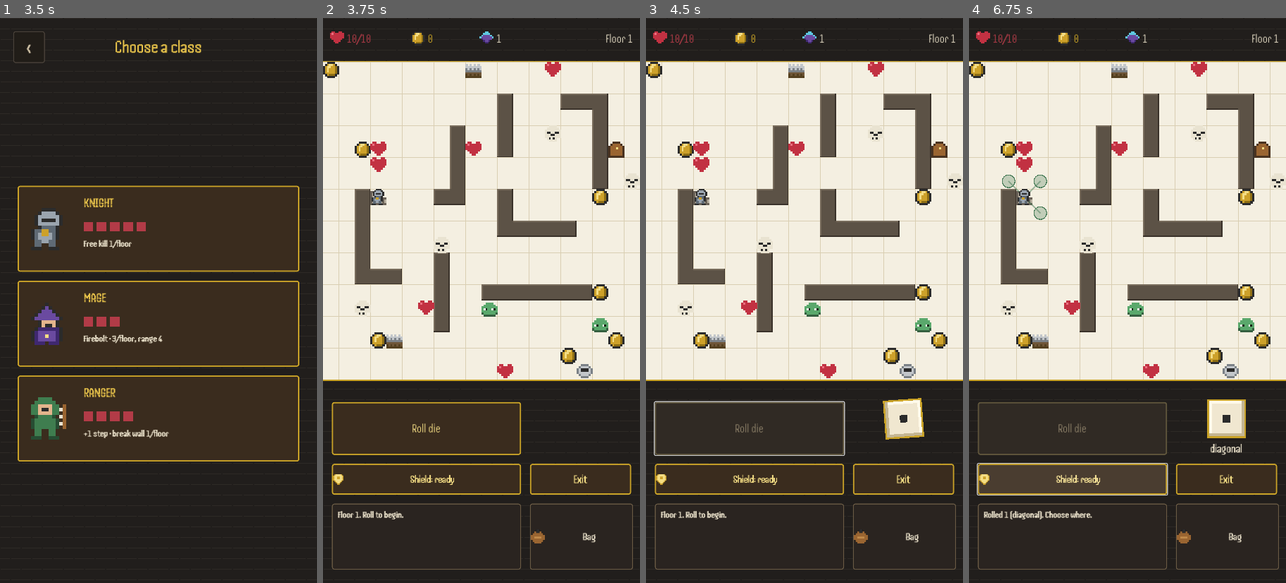
Above: before the commit, frames 1-4 (left to right).
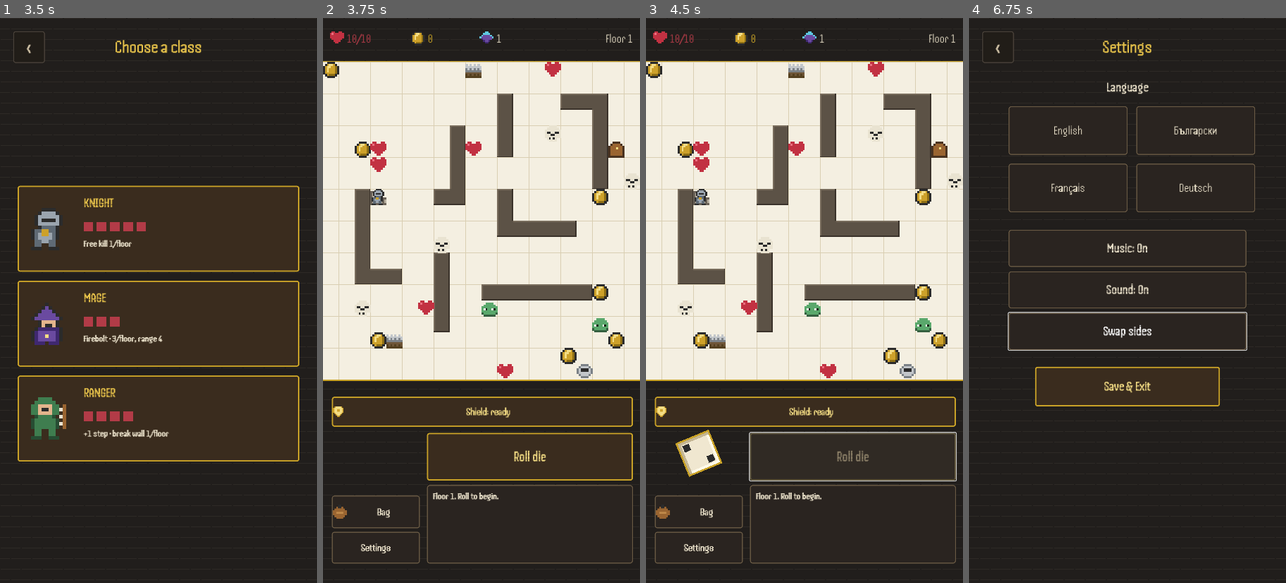
Above: after the commit, the same moments.

Repository: ViliyanSG/paper-dungeon
Game: Godot game, scene res://Main.tscn
Same seed, same stepped clock (60 frames per second), same inputs: the game is played once before the commit and once after it.
Inputs (mouse positions are in pixels of both pictures, inside the frame that each line leads up to):
- Up to frame 1 (3.5 s): click "Play" at 0.5 s; click "+ New game" at 1.25 s; click "‹" at 2 s; click "+ New game" at 2.75 s
- Up to frame 2 (3.75 s): click "KNIGHT" at 3.5 s
- Up to frame 3 (4.5 s): click "Roll die" at 4.25 s
- Up to frame 4 (6.75 s): click (1022, 549) at 5 s, where only the run after the commit has a clickable "Settings"; click (1127, 328) at 5.75 s, where only the run after the commit has a clickable "Swap sides"; click (1073, 481) at 6.5 s, where only the run before the commit has a clickable "Shield: ready"

Frame 1 is identical in both runs. In frame 2, 11% of the frame differs, in the area x 2-98%, y 67-98%; in frame 3, 8.5%; in frame 4, 66%, in the area x 0-100%, y 2-98%.

Commit message:
New bottom layout (ability bar + die/mode/Bag/Settings left, Roll/log right); Exit becomes in-game Settings with Save & Exit; Swap-sides toggle; faster die roll
Co-Authored-By: Claude Opus 4.8 <noreply@anthropic.com>

Diff:
--- a/main.gd
+++ b/main.gd
@@ -106,6 +106,8 @@
 	"death_hint": ["back to Floor 1 · 0 GP · base HP", "обратно на Етаж 1 · 0 GP · базово HP", "retour Étage 1 · 0 GP · PV de base", "zurück zu Ebene 1 · 0 GP · Basis-HP"],
 	"ui_exit": ["Exit", "Излез", "Quitter", "Verlassen"],
 	"ui_language": ["Language", "Език", "Langue", "Sprache"],
+	"ui_swap": ["Swap sides", "Размени страните", "Inverser les côtés", "Seiten tauschen"],
+	"ui_save_exit": ["Save & Exit", "Запази и излез", "Sauver & Quitter", "Speichern & Raus"],
 	"ui_music": ["Music", "Музика", "Musique", "Musik"],
 	"ui_sound": ["Sound", "Звук", "Son", "Ton"],
 	"hud_level": ["Floor %d", "Етаж %d", "Étage %d", "Ebene %d"],
@@ -191,9 +193,12 @@
 var ability_icon_tex: Dictionary = {}
 var roll_button: Button
 var roll_result_label: Label
-var reset_button: Button
+var settings_ingame_btn: Button
 var ability_button: Button
 var log_label: Label
+var log_panel: Panel
+var die_pos := Vector2(585, 908)
+var layout_swapped := false
 var slot_buttons: Array = []
 var del_buttons: Array = []
 # audio
@@ -215,6 +220,9 @@
 var settings_title: Label
 var lang_title: Label
 var settings_back: Button
+var swap_btn: Button
+var save_exit_btn: Button
+var settings_return := S.MENU
 # death overlay
 var death_ui: Control
 var death_title: Label
@@ -320,40 +328,40 @@
 		"ranger": _sprite_texture("pick", 3),
 	}
 
-	roll_button = _make_button(game_ui, "Хвърли зар", Vector2(20, 870), Vector2(430, 120))
+	ability_button = _make_button(game_ui, "", Vector2.ZERO, Vector2(10, 10))
+	ability_button.add_theme_font_size_override("font_size", 24)
+	ability_button.pressed.connect(_on_ability)
+
+	roll_button = _make_button(game_ui, "", Vector2.ZERO, Vector2(10, 10))
+	roll_button.add_theme_font_size_override("font_size", 32)
 	roll_button.pressed.connect(_on_roll)
 
-	roll_result_label = _make_label(game_ui, Vector2(470, 958), Vector2(230, 36), 26, C_CREAM)
+	roll_result_label = _make_label(game_ui, Vector2.ZERO, Vector2(10, 10), 24, C_CREAM)
 	roll_result_label.horizontal_alignment = HORIZONTAL_ALIGNMENT_CENTER
 	roll_result_label.vertical_alignment = VERTICAL_ALIGNMENT_CENTER
 
-	reset_button = _make_button(game_ui, "Излез", Vector2(470, 1010), Vector2(230, 70))
-	reset_button.add_theme_font_size_override("font_size", 26)
-	reset_button.pressed.connect(_exit_to_menu)
-
-	ability_button = _make_button(game_ui, "", Vector2(20, 1010), Vector2(430, 70))
-	ability_button.add_theme_font_size_override("font_size", 24)
-	ability_button.pressed.connect(_on_ability)
-	ability_button.visible = false
-
-	var lpanel := Panel.new()
-	lpanel.position = Vector2(20, 1100)
-	lpanel.size = Vector2(430, 150)
+	inv_btn = _make_button(game_ui, "", Vector2.ZERO, Vector2(10, 10), "secondary")
+	inv_btn.icon = _sprite_texture("bag", 4)
+	inv_btn.add_theme_font_size_override("font_size", 24)
+	inv_btn.pressed.connect(_show_inventory)
+
+	settings_ingame_btn = _make_button(game_ui, "", Vector2.ZERO, Vector2(10, 10), "secondary")
+	settings_ingame_btn.add_theme_font_size_override("font_size", 24)
+	settings_ingame_btn.pressed.connect(_open_ingame_settings)
+
+	log_panel = Panel.new()
 	var lsb := StyleBoxFlat.new()
 	lsb.bg_color = Color8(42, 36, 32)
 	lsb.set_border_width_all(2)
 	lsb.border_color = Color8(106, 90, 68)
 	lsb.set_corner_radius_all(6)
-	lpanel.add_theme_stylebox_override("panel", lsb)
-	game_ui.add_child(lpanel)
-	log_label = _make_label(lpanel, Vector2(14, 12), Vector2(402, 126), 22, C_CREAM)
+	log_panel.add_theme_stylebox_override("panel", lsb)
+	game_ui.add_child(log_panel)
+	log_label = _make_label(log_panel, Vector2(14, 12), Vector2(440, 150), 22, C_CREAM)
 	log_label.vertical_alignment = VERTICAL_ALIGNMENT_TOP
 	log_label.autowrap_mode = TextServer.AUTOWRAP_WORD_SMART
 
-	inv_btn = _make_button(game_ui, "", Vector2(470, 1100), Vector2(234, 150), "secondary")
-	inv_btn.icon = _sprite_texture("bag", 4)
-	inv_btn.add_theme_font_size_override("font_size", 24)
-	inv_btn.pressed.connect(_show_inventory)
+	_layout_bottom()
 
 	# ---- Main menu screen ----
 	menu_ui = Control.new()
@@ -464,24 +472,31 @@
 	layer.add_child(settings_ui)
 	settings_back = _make_button(settings_ui, "‹", Vector2(30, 30), Vector2(72, 72), "tertiary")
 	settings_back.add_theme_font_size_override("font_size", 48)
-	settings_back.pressed.connect(func(): _sfx("button"); _show_menu())
+	settings_back.pressed.connect(_settings_back)
 	settings_title = _make_label(settings_ui, Vector2(60, 42), Vector2(600, 70), 40, C_ACCENT)
 	settings_title.horizontal_alignment = HORIZONTAL_ALIGNMENT_CENTER
-	lang_title = _make_label(settings_ui, Vector2(40, 190), Vector2(640, 50), 30, C_CREAM)
+	lang_title = _make_label(settings_ui, Vector2(40, 140), Vector2(640, 50), 30, C_CREAM)
 	lang_title.horizontal_alignment = HORIZONTAL_ALIGNMENT_CENTER
 	var lang_names := ["English", "Български", "Français", "Deutsch"]
 	for i in 4:
 		var col := i % 2
 		var row := i / 2
-		var lb := _make_button(settings_ui, lang_names[i], Vector2(90 + col * 290, 430 + row * 130), Vector2(270, 110), "secondary")
+		var lb := _make_button(settings_ui, lang_names[i], Vector2(90 + col * 290, 200 + row * 130), Vector2(270, 110), "secondary")
 		lb.add_theme_font_size_override("font_size", 28)
 		lb.pressed.connect(_set_language.bind(LANGS[i]))
-	music_btn = _make_button(settings_ui, "", Vector2(90, 710), Vector2(540, 90), "secondary")
+	music_btn = _make_button(settings_ui, "", Vector2(90, 480), Vector2(540, 84), "secondary")
 	music_btn.add_theme_font_size_override("font_size", 30)
 	music_btn.pressed.connect(_toggle_music)
-	sfx_btn = _make_button(settings_ui, "", Vector2(90, 820), Vector2(540, 90), "secondary")
+	sfx_btn = _make_button(settings_ui, "", Vector2(90, 574), Vector2(540, 84), "secondary")
 	sfx_btn.add_theme_font_size_override("font_size", 30)
 	sfx_btn.pressed.connect(_toggle_sfx)
+	swap_btn = _make_button(settings_ui, "", Vector2(90, 668), Vector2(540, 84), "secondary")
+	swap_btn.add_theme_font_size_override("font_size", 30)
+	swap_btn.pressed.connect(_toggle_swap)
+	save_exit_btn = _make_button(settings_ui, "", Vector2(150, 790), Vector2(420, 90), "primary")
+	save_exit_btn.add_theme_font_size_override("font_size", 30)
+	save_exit_btn.pressed.connect(_exit_to_menu)
+	save_exit_btn.visible = false
 
 	# ---- Death overlay ----
 	death_ui = Control.new()
@@ -678,7 +693,50 @@
 
 
 func _show_settings() -> void:
+	settings_return = S.MENU
+	save_exit_btn.visible = false
 	_set_screen(S.SETTINGS)
+
+
+func _open_ingame_settings() -> void:
+	_sfx("button")
+	settings_return = S.PLAYING
+	save_exit_btn.visible = true
+	_set_screen(S.SETTINGS)
+
+
+func _settings_back() -> void:
+	_sfx("button")
+	if settings_return == S.PLAYING:
+		_show_game()
+	else:
+		_show_menu()
+
+
+func _toggle_swap() -> void:
+	_sfx("button")
+	layout_swapped = not layout_swapped
+	_save_settings()
+	_layout_bottom()
+	queue_redraw()
+
+
+func _layout_bottom() -> void:
+	var narrow_x := 504.0 if layout_swapped else 20.0
+	var wide_x := 20.0 if layout_swapped else 236.0
+	ability_button.position = Vector2(20, 858)
+	ability_button.size = Vector2(684, 68)
+	die_pos = Vector2(narrow_x + 100, 986)
+	roll_result_label.position = Vector2(narrow_x, 1038)
+	roll_result_label.size = Vector2(200, 34)
+	inv_btn.position = Vector2(narrow_x, 1082)
+	inv_btn.size = Vector2(200, 74)
+	settings_ingame_btn.position = Vector2(narrow_x, 1164)
+	settings_ingame_btn.size = Vector2(200, 72)
+	roll_button.position = Vector2(wide_x, 940)
+	roll_button.size = Vector2(468, 108)
+	log_panel.position = Vector2(wide_x, 1058)
+	log_panel.size = Vector2(468, 178)
 
 
 func _show_game() -> void:
@@ -724,7 +782,9 @@
 	settings_title.text = t("ui_settings")
 	lang_title.text = t("ui_language")
 	roll_button.text = t("ui_roll")
-	reset_button.text = t("ui_exit")
+	settings_ingame_btn.text = t("ui_settings")
+	swap_btn.text = t("ui_swap")
+	save_exit_btn.text = t("ui_save_exit")
 	death_title.text = t("ui_you_died")
 	death_restart_btn.text = t("ui_restart")
 	death_hint.text = t("death_hint")
@@ -749,6 +809,7 @@
 		locale = c.get_value("general", "locale", "en")
 		music_on = c.get_value("general", "music", true)
 		sfx_on = c.get_value("general", "sfx", true)
+		layout_swapped = c.get_value("general", "swapped", false)
 
 
 func _save_settings() -> void:
@@ -756,6 +817,7 @@
 	c.set_value("general", "locale", locale)
 	c.set_value("general", "music", music_on)
 	c.set_value("general", "sfx", sfx_on)
+	c.set_value("general", "swapped", layout_swapped)
 	c.save("user://settings.cfg")
 
 
@@ -1457,13 +1519,13 @@
 	_sfx("roll")
 	queue_redraw()
 
-	var total := 16 + randi() % 8
+	var total := 10 + randi() % 5
 	for i in total:
 		die_value = 1 + randi() % 6
-		die_angle += 0.5
+		die_angle += 0.55
 		roll_result_label.text = ""
 		queue_redraw()
-		await get_tree().create_timer(0.05 + i * 0.004).timeout
+		await get_tree().create_timer(0.03 + i * 0.0028).timeout
 
 	current_n = 1 + randi() % 6
 	diagonal = (current_n % 2) == 1
@@ -1929,7 +1991,7 @@
 
 	# rolling die (bottom controls area)
 	if show_die:
-		_draw_die(Vector2(585, 908), 84.0, die_value, die_angle)
+		_draw_die(die_pos, 78.0, die_value, die_angle)
 
 
 func _draw_die(center: Vector2, s: float, value: int, angle: float) -> void:
